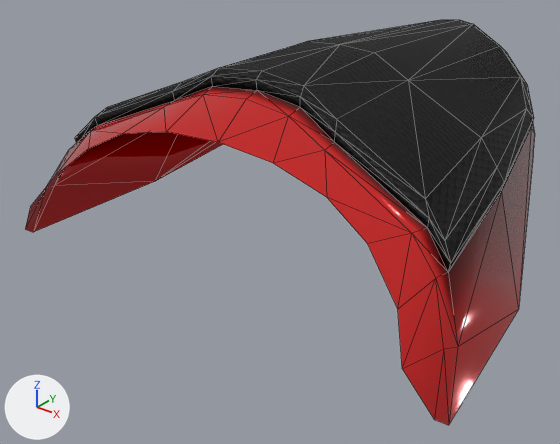
The glTF model public/Seat.glb as it was, and as the next commit left it.
Camera for both pictures: a camera (50 mm lens) standing at (0.316, 0.153, 1.072) and looking at (-0.026, 0.581, 0.807). The axes (+X, +Y, +Z) are drawn at lower left. The lights are the same throughout. Mesh edges are drawn as thin lines. Vertices at the same position are counted once.

Names of what the first picture shows: 'Seat'.
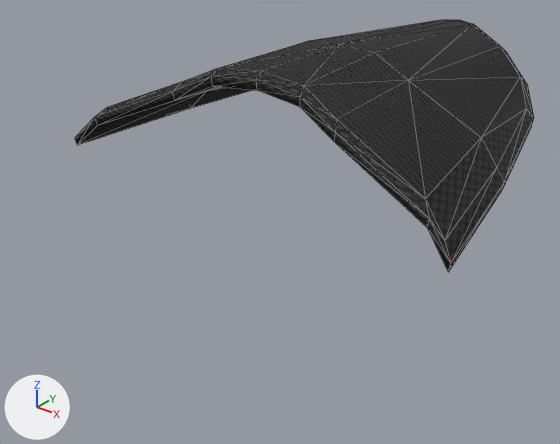
The change in detail:
me_object_60_002 is used by ob_seat; location (0.0, 0.0, 0.0).
me_object_60_002 had 122 vertices, 234 faces and spanned x -0.183..0.183, y 0.449..0.832, z 0.795..0.943.
me_object_60_002 no longer uses material mat_plastics_002.
me_object_60_002 now has 74 vertices, 144 faces and spans x -0.16..0.159, y 0.496..0.816, z 0.864..0.943.
Part 1, on me_object_60_002:
48 vertices are removed from x -0.183..0.183, y 0.449..0.832, z 0.795..0.927.
90 faces are deleted.

Boxes (x1, y1, x2, y2) around the edits, measured in the pictures (560 x 444 px):
'Seat', reshaped (10% narrower, 38% shorter)
    before: (25, 20, 535, 425)
    after: (75, 20, 534, 272)
part 1 of me_object_60_002, deleted (red)
    before: (25, 86, 535, 425)
